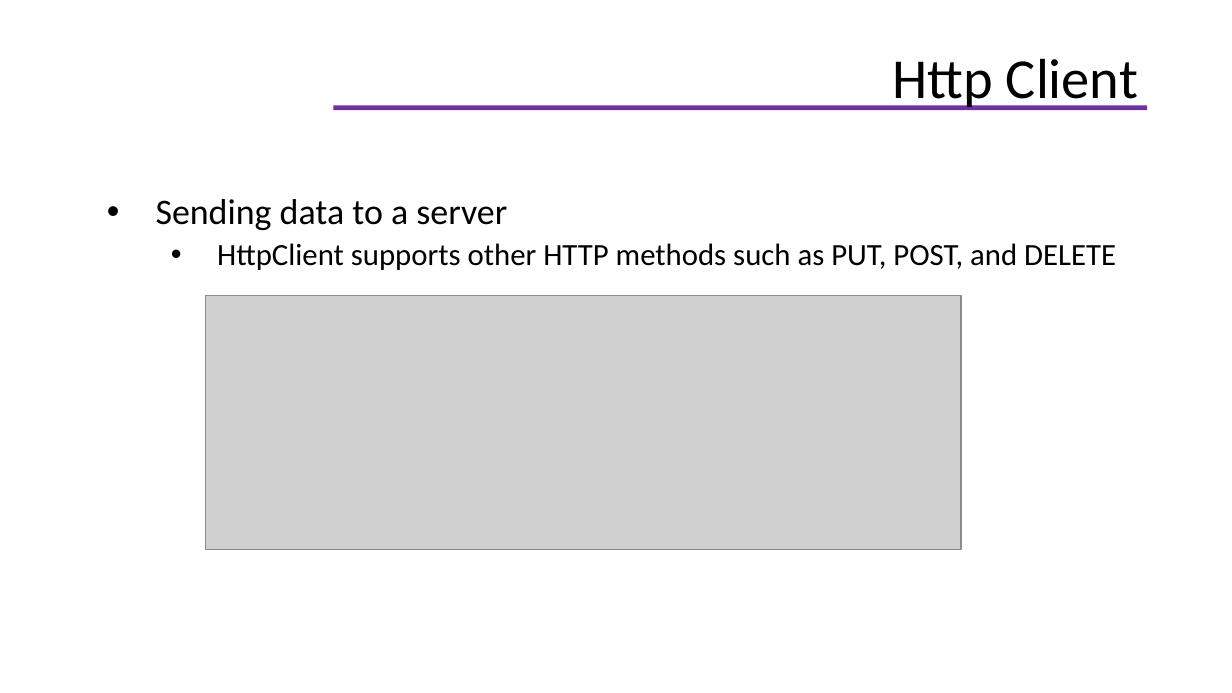
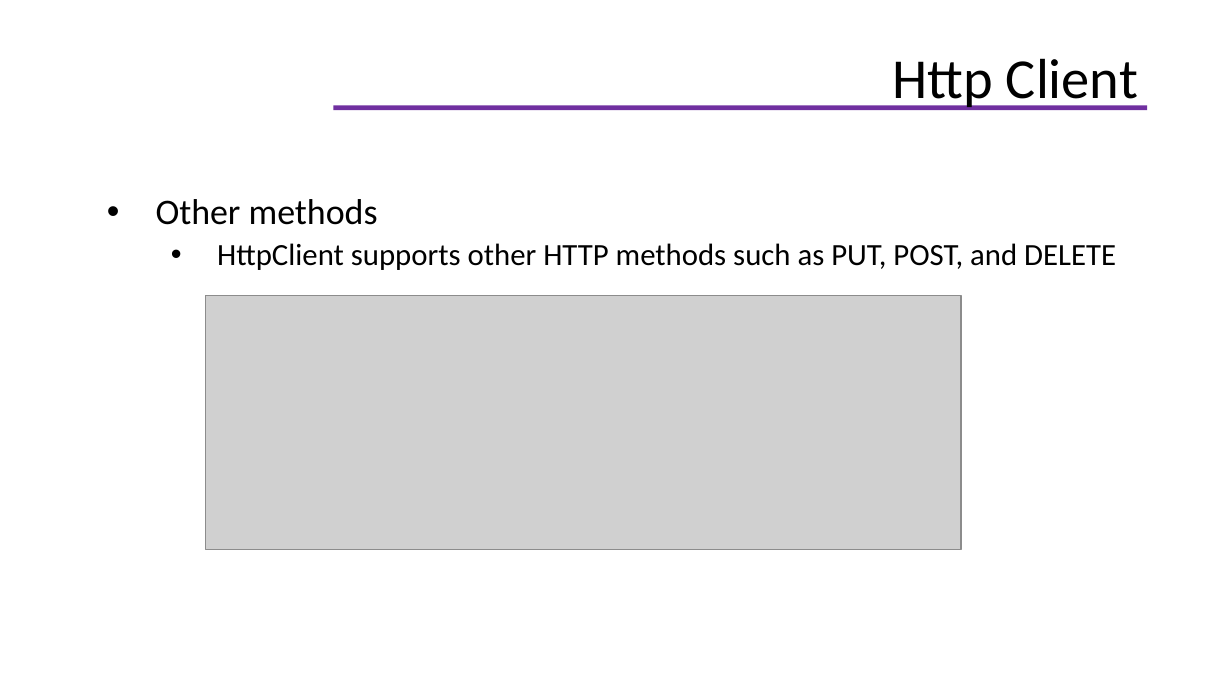
Before and after one commit to helenhash/angular-training, a slide deck: slide 97 of docs/Angular Training.pptx (slide 95 before the commit). Drawn at 1232x693 pixels with LibreOffice and Linux fonts; fonts in the diff are those of the drawing; grey boxes stand for pictures; background and template pictures are left out. Boxes give left, top, right and bottom in pixels: in the first picture for what was removed or moved away, otherwise in the second. Text is boxed around its words. In the diff, an @@ line names an element or a change of style, - is before the commit and + after.

```diff
--- a/docs/Angular Training.pptx
+++ b/docs/Angular Training.pptx
@@ text at box(156, 199, 378, 225): text changed @@
-• Sending data to a server
+• Other methods
```
Also in this commit, not shown: 6 other slides changed, 2 slides added, 1 other file.
